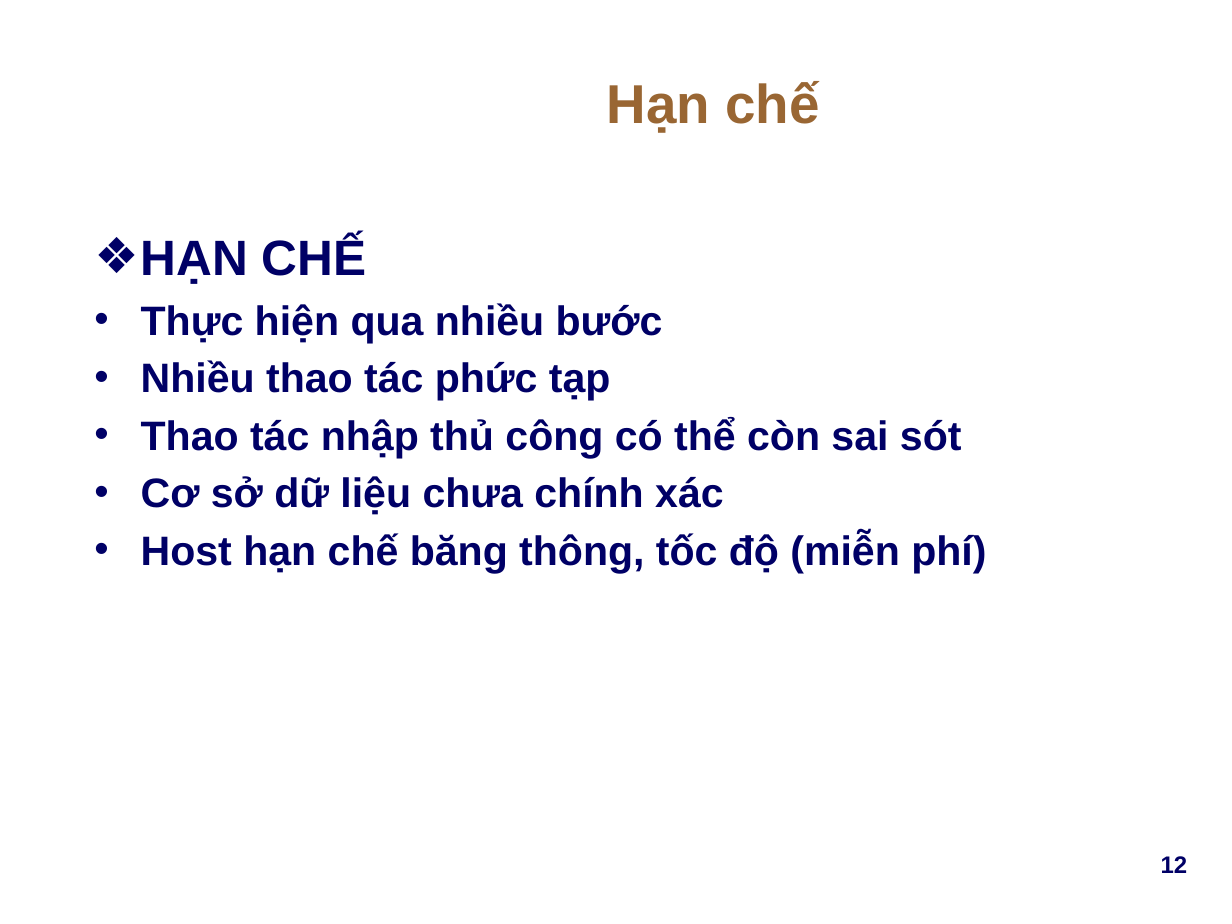
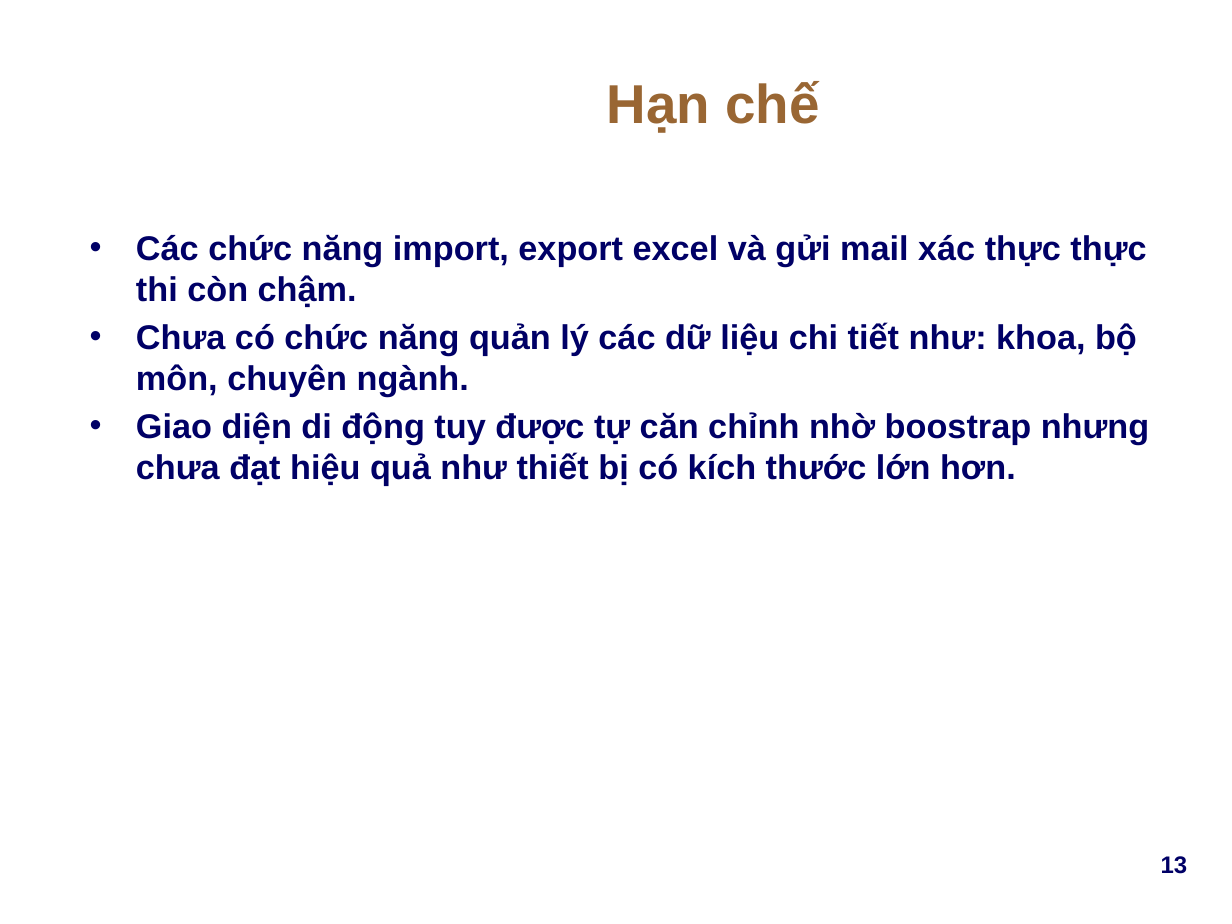
Before and after one commit to Webdien123/diem_danh_rfid, a slide deck: slide 13 of Docs/Report/DD_RFID_FinalReport_v1.0.pptx (slide 12 before the commit). Drawn at 1232x924 pixels with LibreOffice and Linux fonts; fonts in the diff are those of the drawing; background and template pictures are left out. Boxes give left, top, right and bottom in pixels: in the first picture for what was removed or moved away, otherwise in the second. Text is boxed around its words. In the diff, an @@ line names an element or a change of style, - is before the commit and + after.

```diff
--- a/Docs/Report/DD_RFID_FinalReport_v1.0.pptx
+++ b/Docs/Report/DD_RFID_FinalReport_v1.0.pptx
@@ text at bbox=[136, 234, 1149, 486]: text changed; size 24 to 20 pt @@
-❖ HẠN CHẾ
-• Thực hiện qua nhiều bước
-• Nhiều thao tác phức tạp
-• Thao tác nhập thủ công có thể còn sai sót
-• Cơ sở dữ liệu chưa chính xác
-• Host hạn chế băng thông, tốc độ (miễn phí)
+• Các chức năng import, export excel và gửi mail xác thực thực thi còn chậm.
+• Chưa có chức năng quản lý các dữ liệu chi tiết như: khoa, bộ môn, chuyên ngành.
+• Giao diện di động tuy được tự căn chỉnh nhờ boostrap nhưng chưa đạt hiệu quả như thiết bị có kích thước lớn hơn.
@@ page number at bbox=[1161, 856, 1188, 874]: text changed @@
-12
+13
```
Also in this commit, not shown: 4 other slides changed, 1 slide added, 1 other file.
